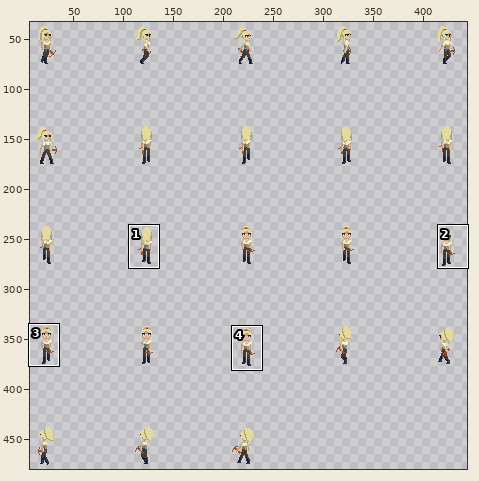
Two states of a sprite sheet, Assets/Sprites/Rue/Done anims/Bow/Rue_Walk_w-Crossbow_sprite-Sheet.png. Above: a wide view before the commit, with the close-up outlined.
Close-up. As it was:
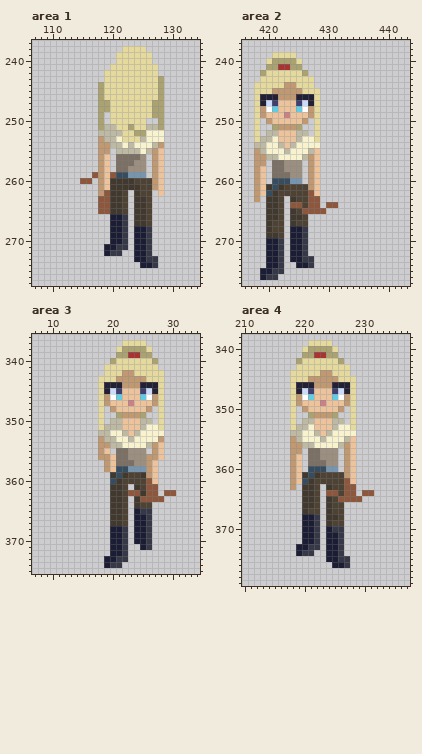
The file is 500x500 pixels. Shown: area 1: x 107..134, y 237..277; area 2: x 416..443, y 237..277; area 3: x 7..34, y 336..375; area 4: x 210..237, y 338..379. The wide view leaves out empty margins. The commit also changed other parts of the picture, which this record leaves out.
After:
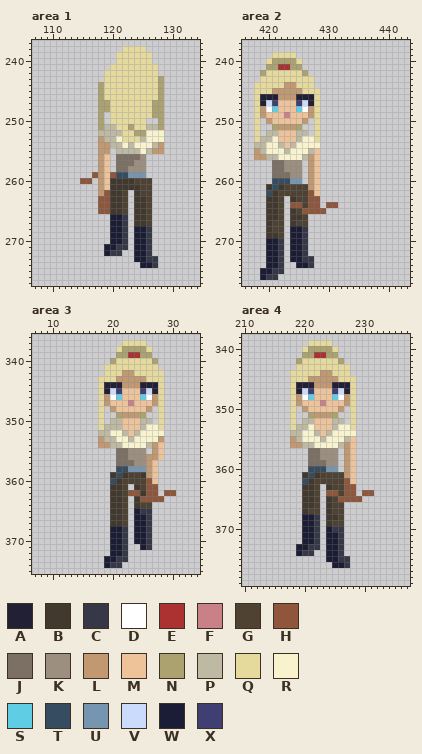
Palette (. is transparent): A #222034  B #41382e  C #363848  D #ffffff  E #ac3232  F #ca8087  G #4f4233  H #8f563b  J #7b7063  K #9d8f7f  L #c19870  M #eec39a  N #aba26f  P #bdb9a3  Q #e5d99c  R #f8f2cd  S #5fcde4  T #364d61  U #7695b1  V #cbdbfc  W #1a1d35  X #3f3f74
Diff:
Area 1:
The author changed colour M to colour L in row 255 at x 128.
The edit erases colour L in rows 256 to 261 at x 127.
The edit erases colour M in rows 256 to 262 at x 128.
Area 2:
The edit erases colour L in row 257 at x 418 to 419; in rows 258 to 263 at x 418.
The edit erases colour M in rows 258 to 262 at x 419.
Area 3:
The edit erases colour L in row 355 at x 18; in row 356 at x 18 to 19; in rows 357 to 358 at x 19.
The edit erases colour M in row 355 at x 19; in rows 356 to 358 at x 20.
Area 4:
The edit erases colour L in row 357 at x 218 to 219; in rows 358 to 363 at x 218.
The edit erases colour M in rows 358 to 362 at x 219.
Pixel boxes of the changes (left, top, right, bottom) in both close-ups:
changed: (152, 148, 164, 196)
erased: (254, 160, 266, 202)
erased: (98, 448, 116, 472)
erased: (290, 448, 302, 490)
